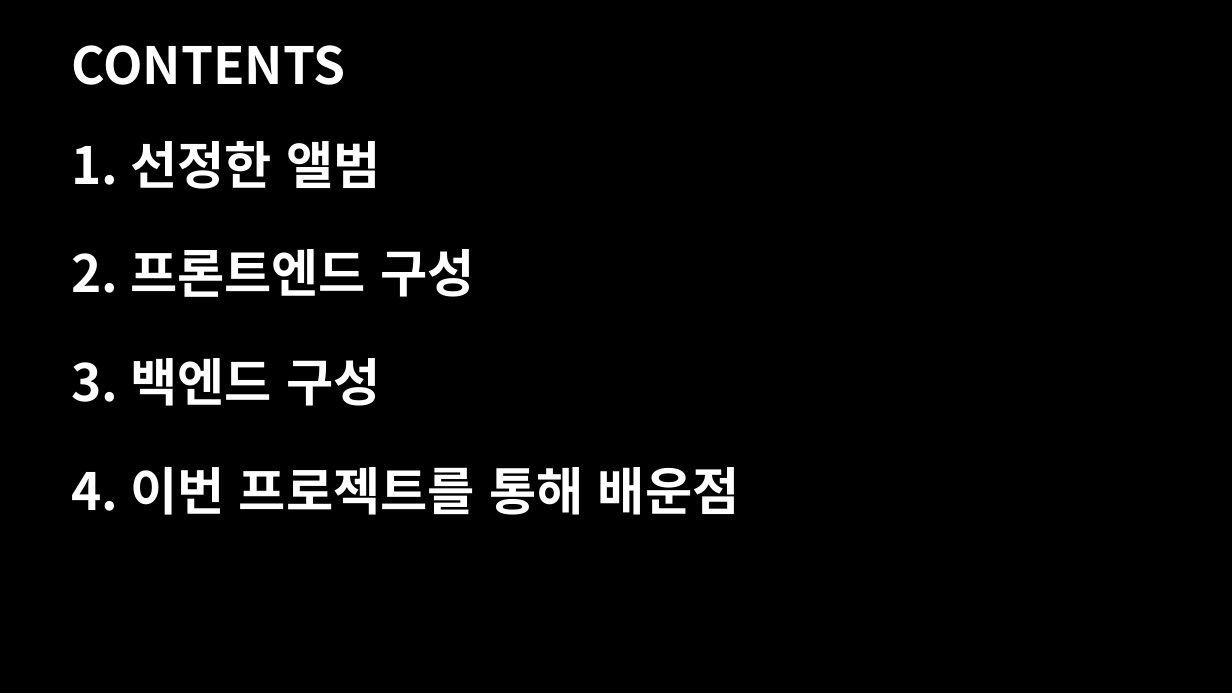
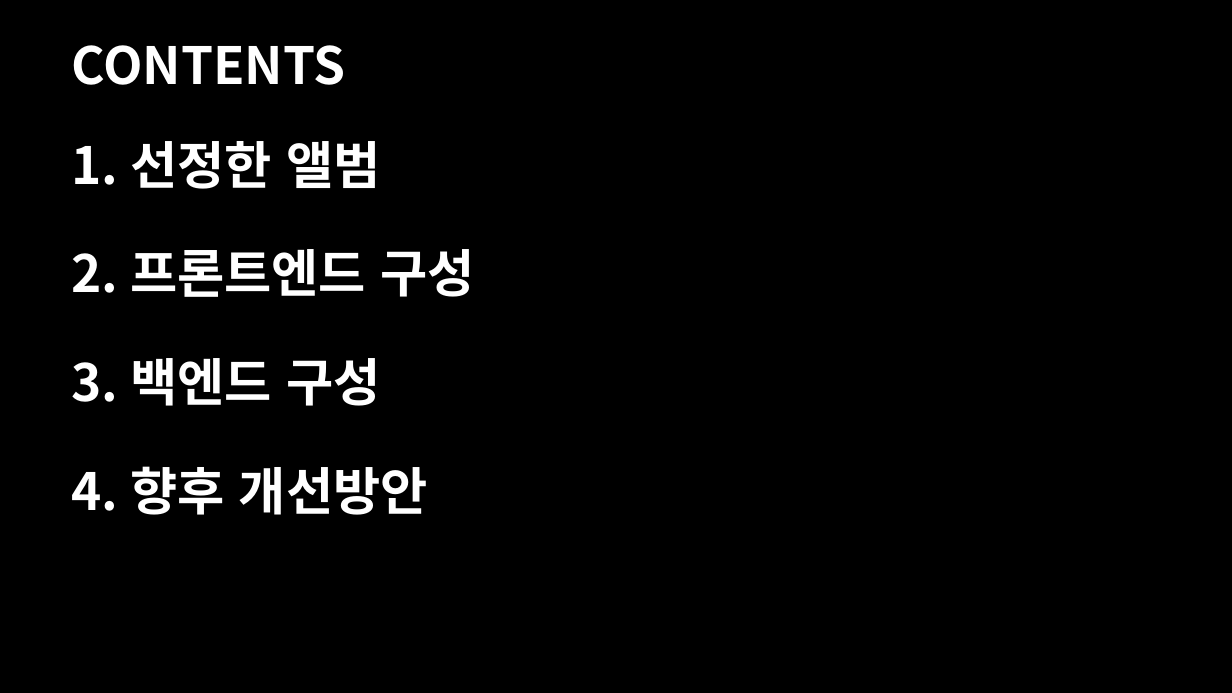
Before and after one commit to MINGYU-1/oboe_album_rag_project, a slide deck: slide 2 of 오보에 최종프로젝트 발표.pptx. Drawn at 1232x693 pixels with LibreOffice and Linux fonts; fonts in the diff are those of the drawing. Boxes give left, top, right and bottom in pixels: in the first picture for what was removed or moved away, otherwise in the second. Text is boxed around its words. In the diff, an @@ line names an element or a change of style, - is before the commit and + after.

```diff
--- a/오보에 최종프로젝트 발표.pptx
+++ b/오보에 최종프로젝트 발표.pptx
@@ text at bbox=[72, 466, 428, 515]: text changed @@
-4. 이번 프로젝트를 통해 배운점
+4. 향후 개선방안
```
Also in this commit, not shown: 12 other slides changed, 40 slides added, 2 slides removed, 9 other files.
